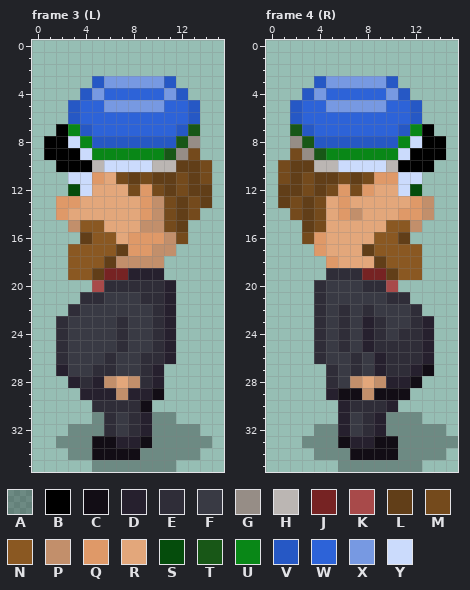
Pixel-art file: art/cfe-ksv-otto.aseprite. That is the earlier state.
16x36 pixels, 7 frames. Shown: frame 3 (L), frame 4 (R).
Visible layers, top first: "kasi", "kann", "head", "fraater", "shadow" opacity 27%.
Palette (. is transparent): A #00000046  B #000000  C #120d15  D #26202e  E #2f2d38  F #393a44  G #968d86  H #bbb6b3  J #762323  K #a84a4a  L #613e18  M #744a1c  N #8a5822  P #c28f6b  Q #df9968  R #e3a77b  S #054c0c  T #185717  U #098717  V #2658c5  W #2d63d8  X #7799e2  Y #cbdbfc
Pixels before, frame 3 (L), first column x 1:
 3 ....VXXXXXV...
 4 ...VXWWWWWXV..
 5 ..VWWXXXXXWWV.
 6 ..VWWWWWWWWWV.
 7 .BUVWWWWWWWVT.
 8 BBYUVVVVVVVTG.
 9 BBBYUUUUUUTGM.
10 .BBBHYYYYHHLLM
11 ..YYQRMLMLLMLM
12 ..SYRRRMQMLMLL
13 .QQRRRRRQPMLML
14 .QRRRRRRQPMLM.
15 ..PNNRRRPPML..
16 ...LNNRQQQPM..
17 ..NNNNLQQPP...
18 ..NNNLPPPP....
19 ..NNLJJDDD....
20 ....KEEEEED...
21 ...EEFFFEED...
22 ..EFFFFFFED...
23 .EFFFFEFFED...
24 .EFFFFEFFED...
25 .EFFFFEFFED...
26 .EFFFEFFEED...
27 .DFFEEFFED....
28 ..DEDPRPED....
29 ...DDDPDDC....
30 ....EEEEC.....
31 ....AEFEDAA...
32 ..AAAEFEDAAAA.
33 .AAACCDDCAAAAA
34 ..AACCCCAAAAA.
35 ....AAAAAAA...
Pixels before, frame 4 (R), first column x 1:
 3 ...VXXXXXV.....
 4 ..VXWWWWWXV....
 5 .VWWXXXXXWWV...
 6 .VWWWWWWWWWV...
 7 .TVWWWWWWWVUB..
 8 .GTVVVVVVVUYBB.
 9 .MGTUUUUUUYBBB.
10 MLLHHYYYYHBBB..
11 MLMLLMLMQQYY...
12 LLMLMQMQRRYS...
13 LMLMRQRRRRRQP..
14 .MLMRQPRRRQQP..
15 ..LMRRRRRNNP...
16 ..MQRRRRNNL....
17 ...QRRRLNNNN...
18 ....QRRRLNNN...
19 ....EEEJJLNN...
20 ...EFFFEEK.....
21 ...EFFFFFEE....
22 ...EFEFEFFFE...
23 ...EFEFDEFFED..
24 ...EFEFDEFEED..
25 ...EFEFDEEEED..
26 ...EFFEFDEEED..
27 ....EFEFDEEDC..
28 ....EFPRPDDC...
29 ....DCCPCCC....
30 .....DEEED.....
31 .....DFEDAAA...
32 ...AADFEDAAAAA.
33 ..AAACDDCCAAAAA
34 ...AAACCCCAAAA.
35 .....AAAAAAA...
The same view after the edit:
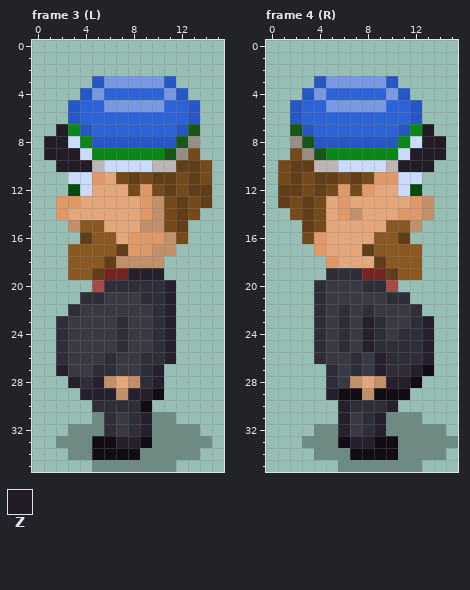
Colours new in this view: Z #221c26
The commit says: Convert ksv!! sprites to use indexed color
Diff:
Frame 3 (L), layer "head":
y 7: x 2 B -> Z
y 8: x 1..2 BB -> ZZ
y 9: x 1..3 BBB -> ZZZ
y 10: x 2..4 BBB -> ZZZ
Frame 4 (R), layer "head":
y 7: x 13 B -> Z
y 8: x 13..14 BB -> ZZ
y 9: x 12..14 BBB -> ZZZ
y 10: x 11..13 BBB -> ZZZ
